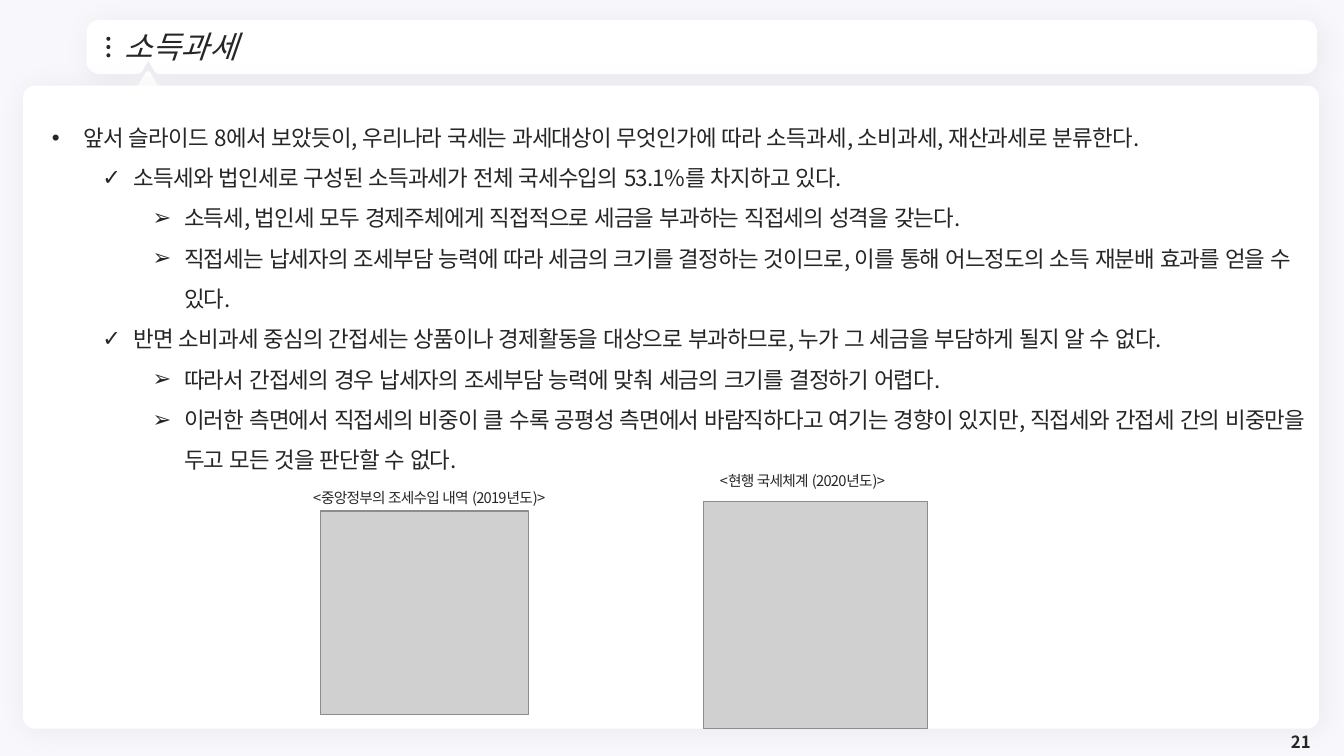
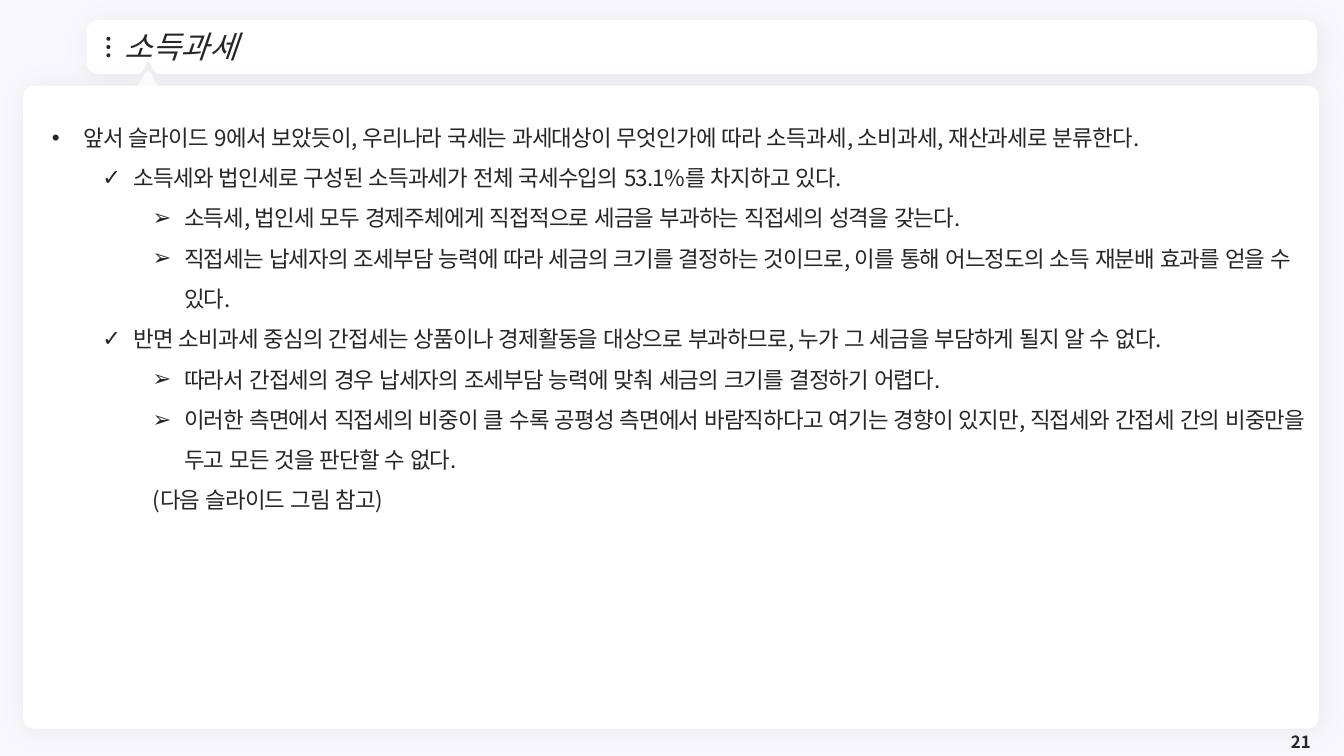
Before and after one commit to meandthey/Teaching, a slide deck: slide 21 of 재정학/01_Lectures/재정학_Chapter_2.pptx. Drawn at 1344x756 pixels with LibreOffice and Linux fonts; fonts in the diff are those of the drawing; grey boxes stand for pictures; background and template pictures are left out. Boxes give left, top, right and bottom in pixels: in the first picture for what was removed or moved away, otherwise in the second. Text is boxed around its words. In the diff, an @@ line names an element or a change of style, - is before the commit and + after.

```diff
--- a/재정학/01_Lectures/재정학_Chapter_2.pptx
+++ b/재정학/01_Lectures/재정학_Chapter_2.pptx
@@ text at (83,127,1139,150): text changed @@
-• 앞서 슬라이드 8에서 보았듯이, 우리나라 국세는 과세대상이 무엇인가에 따라 소득과세, 소비과세, 재산과세로 분류한다.
+• 앞서 슬라이드 9에서 보았듯이, 우리나라 국세는 과세대상이 무엇인가에 따라 소득과세, 소비과세, 재산과세로 분류한다.
@@ text removed at (720,474,885,489) @@
-<현행 국세체계 (2020년도)>
@@ text at (153,489,383,513): paragraph added @@
+    (다음 슬라이드 그림 참고)
@@ text removed at (313,491,545,506) @@
-<중앙정부의 조세수입 내역 (2019년도)>
@@ picture removed at (704,501,929,729) @@
@@ picture removed at (321,511,528,715) @@
```
Also in this commit, not shown: 5 other slides changed, 1 slide added, 1 other file.
